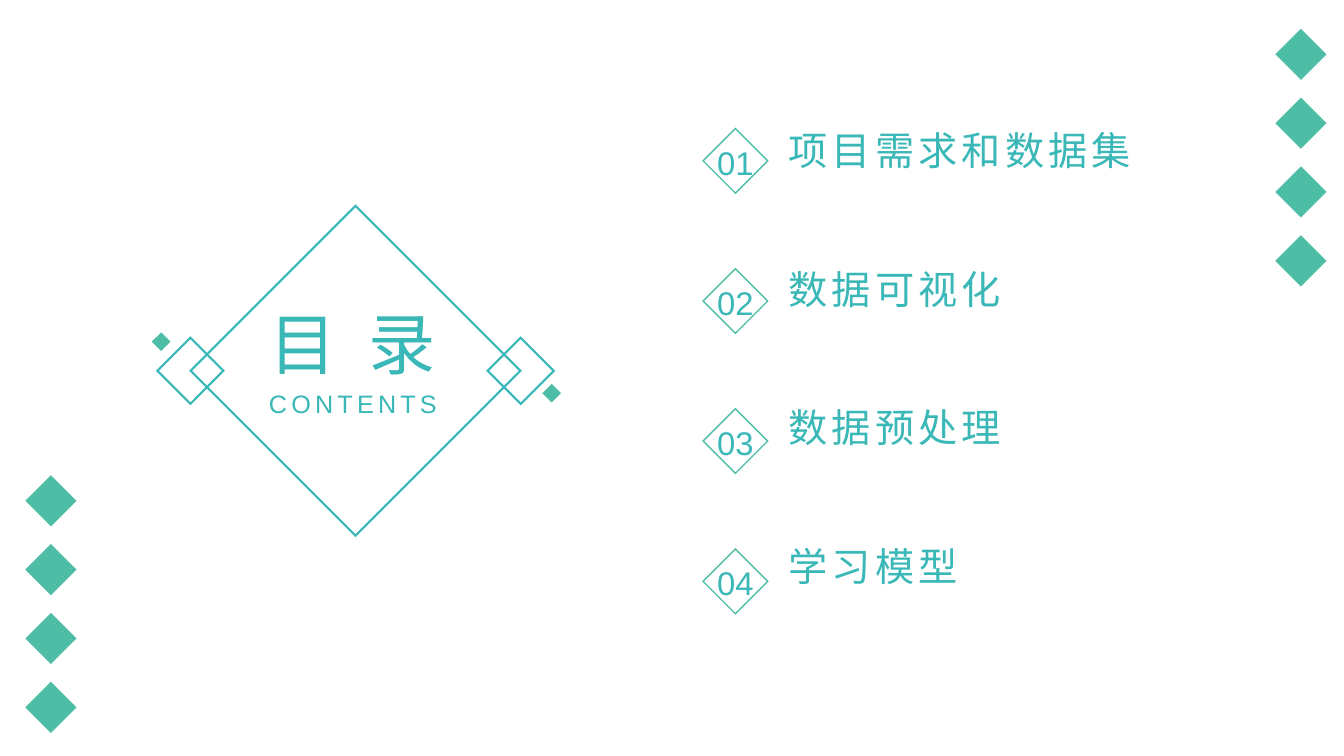
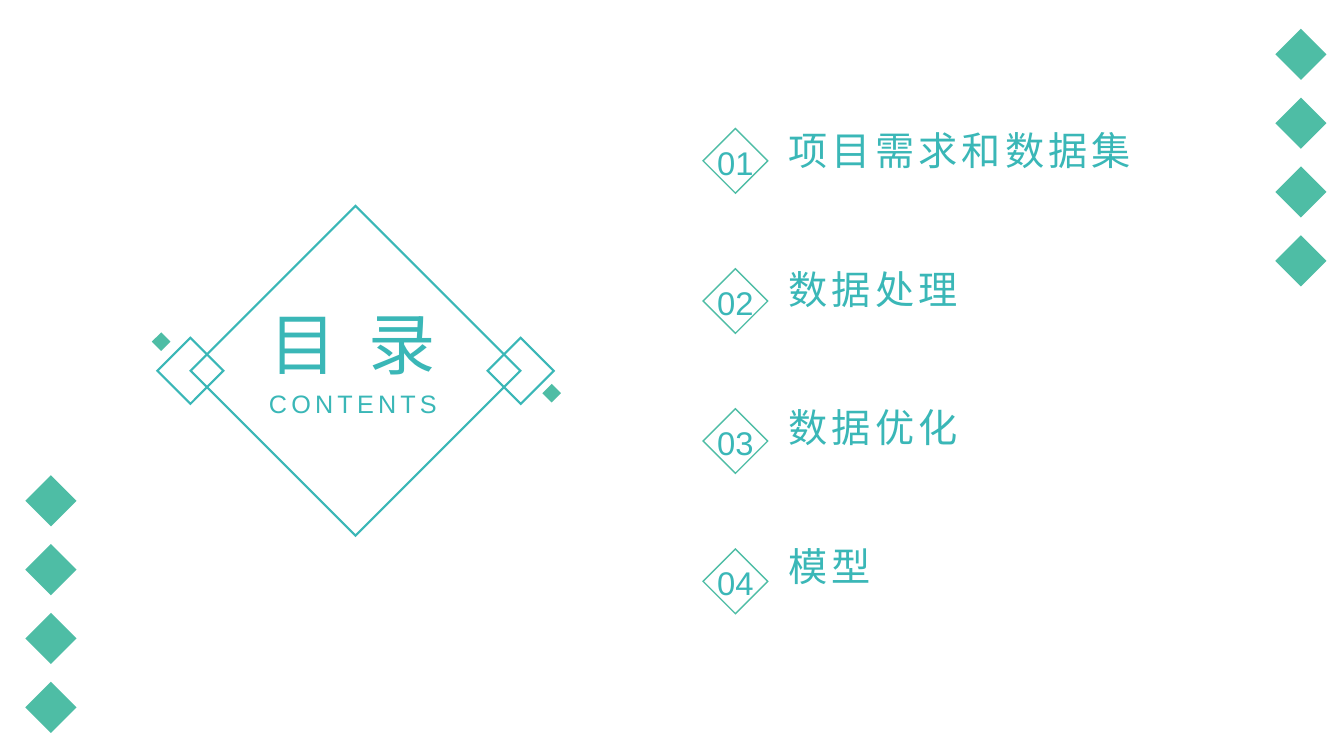
Before and after one commit to ZefanLin159/First-repository, a slide deck: slide 2 of Kaggle/Machine Learning.pptx. Drawn at 1344x756 pixels with LibreOffice and Linux fonts; fonts in the diff are those of the drawing. Boxes give left, top, right and bottom in pixels: in the first picture for what was removed or moved away, otherwise in the second. Text is boxed around its words. In the diff, an @@ line names an element or a change of style, - is before the commit and + after.

```diff
--- a/Kaggle/Machine Learning.pptx
+++ b/Kaggle/Machine Learning.pptx
@@ text at [789, 271, 958, 307]: text changed @@
-数据可视化
+数据处理
@@ text at [789, 409, 958, 445]: text changed @@
-数据预处理
+数据优化
@@ text at [789, 548, 872, 584]: text changed @@
-学习模型
+模型
```
Also in this commit, not shown: 10 other slides changed, 1 slide added, 3 slides removed, 7 other files.
